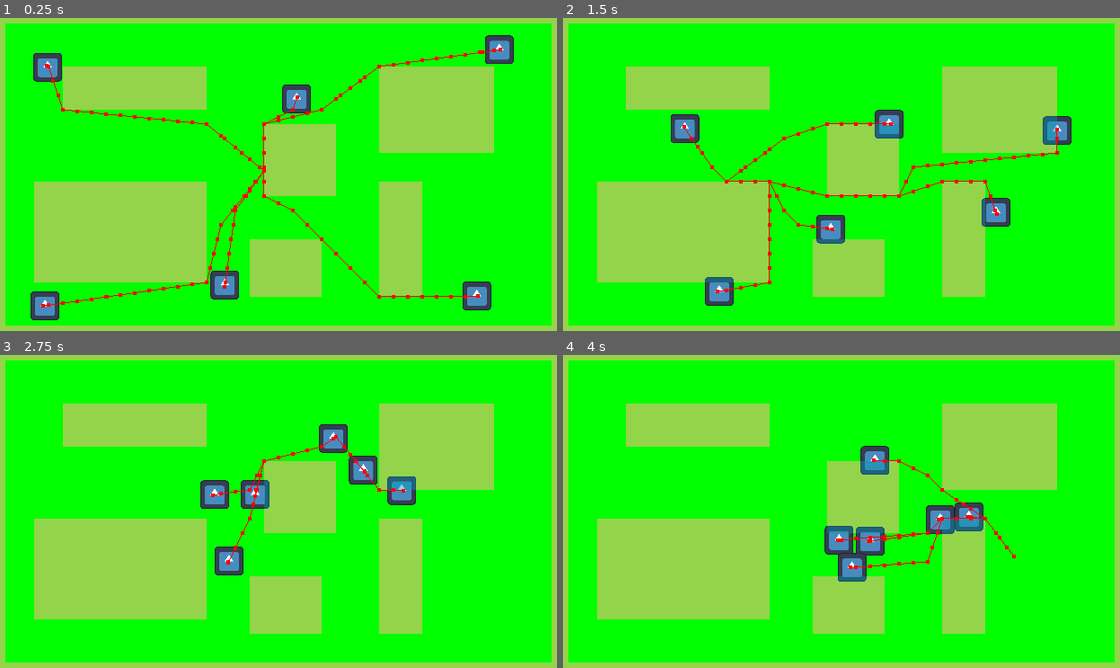
Above: before the commit, frames 1-4 (two rows, left to right).
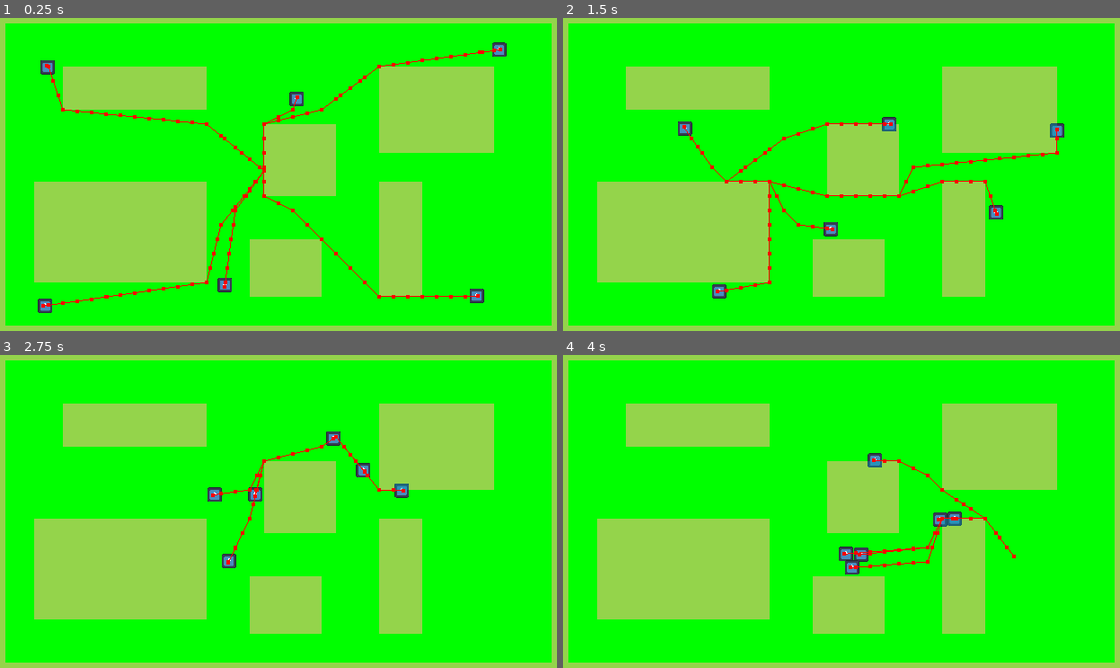
Above: after the commit, the same moments.

Repository: Shilo/GodotAiNavigationTest
Game: Godot game, scene res://main.tscn
The game is run twice, just before and just after one commit, with the same random seed, the same clock (stepped at 60 frames per second) and the same inputs. The engine's default icon, where the game draws it, is replaced by a stand-in: a white triangle on a blue panel in a dark square.
Inputs (mouse positions are in pixels of both pictures, inside the frame that each line leads up to):
- Up to frame 1 (0.25 s): no input
- Up to frame 2 (1.5 s): move the mouse to (969, 155) at 0.52 s; move the mouse to (724, 187) at 1.27 s
- Up to frame 3 (2.75 s): move the mouse to (334, 436) at 2.02 s
- Up to frame 4 (4 s): move the mouse to (813, 574) at 2.77 s; move the mouse to (1014, 555) at 3.52 s

The runs differ from the first frame. In frame 1, 2.5% of the frame differs, in the area x 5-93%, y 5-97%; in frame 2, 2.5%; in frame 3, 2.5%; in frame 4, 2.6%, in the area x 46-76%, y 29-73%.

Commit message:
feat: improved navigation handling

Diff:
--- a/entity/entity.gd
+++ b/entity/entity.gd
@@ -5,9 +5,6 @@
 @onready var nav_agent: NavigationAgent2D = $NavigationAgent2D
 
 func _ready():
-	nav_agent.path_desired_distance = 4.0
-	nav_agent.target_desired_distance = 4.0
-
 	set_physics_process(false)
 	await get_tree().process_frame
 	set_physics_process(true)
--- a/entity/entity.tscn
+++ b/entity/entity.tscn
@@ -4,14 +4,14 @@
 [ext_resource type="Script" path="res://entity/entity.gd" id="1_4tvug"]
 
 [sub_resource type="RectangleShape2D" id="RectangleShape2D_1qw37"]
-size = Vector2(32, 32)
+size = Vector2(16, 16)
 
 [node name="Entity" type="CharacterBody2D"]
 collision_layer = 2
 script = ExtResource("1_4tvug")
 
 [node name="Sprite2D" type="Sprite2D" parent="."]
-scale = Vector2(0.25, 0.25)
+scale = Vector2(0.125, 0.125)
 texture = ExtResource("1_2g34j")
 
 [node name="CollisionShape2D" type="CollisionShape2D" parent="."]
@@ -19,8 +19,10 @@
 disabled = true
 
 [node name="NavigationAgent2D" type="NavigationAgent2D" parent="."]
+path_desired_distance = 4.0
+target_desired_distance = 4.0
 avoidance_enabled = true
-radius = 16.0
+radius = 8.0
 max_speed = 200.0
 debug_enabled = true
 
--- a/main.tscn
+++ b/main.tscn
@@ -1,15 +1,17 @@
-[gd_scene load_steps=7 format=3 uid="uid://bjeg57ychh0mw"]
+[gd_scene load_steps=8 format=3 uid="uid://bjeg57ychh0mw"]
 
 [ext_resource type="Texture2D" uid="uid://bq6rvuk6noumm" path="res://core/tileset/tileset.tres" id="2_82xrv"]
 [ext_resource type="PackedScene" uid="uid://cmcjh7p5nbkh4" path="res://entity/entity.tscn" id="2_hfarr"]
 
-[sub_resource type="NavigationPolygon" id="NavigationPolygon_h3wea"]
+[sub_resource type="NavigationPolygon" id="NavigationPolygon_8r25l"]
 
-[sub_resource type="NavigationPolygon" id="NavigationPolygon_ilr5l"]
+[sub_resource type="NavigationPolygon" id="NavigationPolygon_f0041"]
 vertices = PackedVector2Array(8, 8, -8, 8, -8, -8, 8, -8)
 polygons = Array[PackedInt32Array]([PackedInt32Array(0, 1, 2, 3)])
 outlines = Array[PackedVector2Array]([PackedVector2Array(-8, -8, 8, -8, 8, 8, -8, 8)])
 agent_radius = 0.0
+
+[sub_resource type="NavigationPolygon" id="NavigationPolygon_o00av"]
 
 [sub_resource type="TileSetAtlasSource" id="TileSetAtlasSource_cfsmq"]
 texture = ExtResource("2_82xrv")
@@ -23,14 +25,15 @@
 2:0/0/physics_layer_0/linear_velocity = Vector2(0, 0)
 2:0/0/physics_layer_0/angular_velocity = 0.0
 2:0/0/physics_layer_0/polygon_0/points = PackedVector2Array(-8, -8, 8, -8, 8, 8, -8, 8)
-2:0/0/navigation_layer_0/polygon = SubResource("NavigationPolygon_h3wea")
+2:0/0/navigation_layer_0/polygon = SubResource("NavigationPolygon_8r25l")
 3:0/0 = 0
 3:0/0/physics_layer_0/linear_velocity = Vector2(0, 0)
 3:0/0/physics_layer_0/angular_velocity = 0.0
-3:0/0/navigation_layer_0/polygon = SubResource("NavigationPolygon_ilr5l")
+3:0/0/navigation_layer_0/polygon = SubResource("NavigationPolygon_f0041")
 4:0/0 = 0
 4:0/0/physics_layer_0/linear_velocity = Vector2(0, 0)
 4:0/0/physics_layer_0/angular_velocity = 0.0
+4:0/0/navigation_layer_0/polygon = SubResource("NavigationPolygon_o00av")
 5:0/0 = 0
 5:0/0/physics_layer_0/linear_velocity = Vector2(0, 0)
 5:0/0/physics_layer_0/angular_velocity = 0.0
